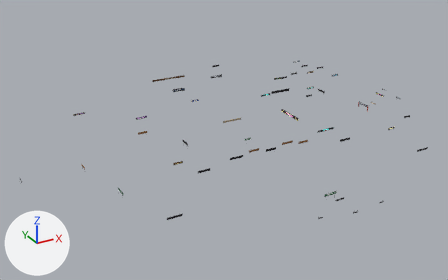
One commit to the glTF model swamp-city-assets/city-c.glb: the scene before it, then after it.
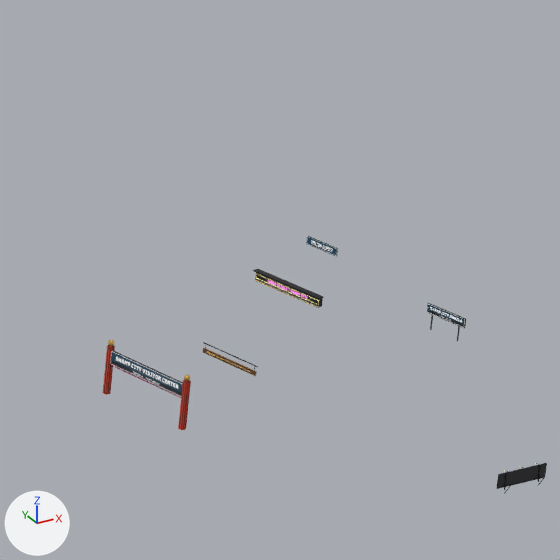
Old and new are each drawn whole from a camera (50 mm lens) standing at (-285.7, -468.1, 243.6) and looking at (-14.8, 24.5, -2.7) and again close up on the part from 77% to 92% of the width and 22% to 45% of the height. The axes (+X, +Y, +Z) are drawn at lower left. The lights are the same throughout. The first two pictures are the older version. Vertices at exactly the same position are counted once.

Script lines for the objects in view, before the commit:
```python
me_city_c = bpy.data.meshes.new('city-c')
me_city_c.from_pydata(...)  # 7210 vertices, 12472 faces; spans x -211.0..211.0, y -156.0..212.0, z 0.0..41.0
me_city_c.materials.append(mat_sign3_engraved)
me_city_c.materials.append(mat_limestone)  # picture img_limestone_jpg
me_city_c.materials.append(mat_gold)  # picture img_gold_jpg
me_city_c.materials.append(mat_sign2_post)
me_city_c.materials.append(mat_signframe__26252b)
me_city_c.materials.append(mat_iron__2b2b2b)
me_city_c.materials.append(mat_sign1_arch)
me_city_c.materials.append(mat_awning__d6452f)
me_city_c.materials.append(mat_bulbs__ff4fa3)
me_city_c.materials.append(mat_sign2_wall)
me_city_c.materials.append(mat_iron__b8b8b8)
me_city_c.materials.append(mat_sign3_wall)
me_city_c.materials.append(mat_sign3_marquee)
me_city_c.materials.append(mat_bulbs__ffd27a)
me_city_c.materials.append(mat_sign3_hang)
me_city_c.materials.append(mat_planks)  # picture img_planks_jpg
me_city_c.materials.append(mat_iron__5a5a5a)
me_city_c.materials.append(mat_sign2_marquee)
me_city_c.materials.append(mat_sign0_wall)
me_city_c.materials.append(mat_sign0_roof)
me_city_c.materials.append(mat_globe__ffe9a8)
me_city_c.materials.append(mat_sign0_post)
me_city_c.materials.append(mat_sign1_roof)
me_city_c.materials.append(mat_sign3_roof)
me_city_c.materials.append(mat_sign2_roof)
ob_city_c = bpy.data.objects.new('city-c', me_city_c)
ob_city_c.location = (0.0, 0.0, 0.0)
```
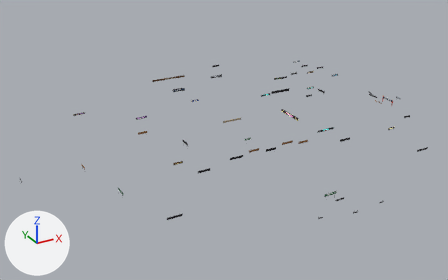
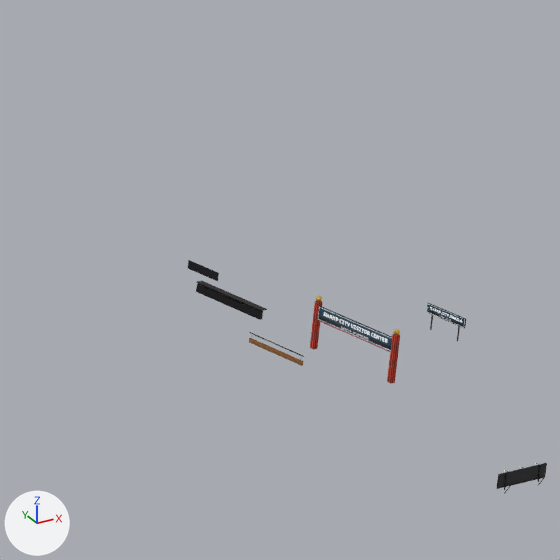
Where the change shows, as pixel boxes (x1, y1, x2, y2) in the close-ups (560 x 560 px; the box of a moved part takes in the faces that stretch with it):
'city-c', reshaped: before (103, 236, 547, 494); after (188, 260, 547, 494)
part 1 of me_city_c, moved or reshaped: before (184, 375, 190, 381); after (394, 329, 400, 335)
part 2 of me_city_c, moved or reshaped: before (108, 340, 114, 346); after (316, 296, 322, 302)
part 3 of me_city_c, moved or reshaped: before (110, 350, 183, 397); after (319, 306, 392, 351)
part 4 of me_city_c, moved or reshaped: before (306, 236, 338, 257); after (188, 260, 219, 281)
part 5 of me_city_c, moved or reshaped: before (255, 272, 323, 307); after (196, 284, 263, 320)
part 6 of me_city_c, moved or reshaped: before (253, 269, 324, 299); after (196, 281, 267, 311)
part 7 of me_city_c, moved or reshaped: before (203, 342, 258, 367); after (249, 332, 304, 357)
part 8 of me_city_c, moved or reshaped: before (178, 380, 191, 430); after (387, 334, 400, 384)
part 9 of me_city_c, moved or reshaped: before (103, 345, 115, 395); after (310, 301, 322, 350)
part 10 of me_city_c, moved or reshaped: before (113, 366, 181, 398); after (319, 321, 390, 352)
part 11 of me_city_c, moved or reshaped: before (110, 351, 182, 397); after (318, 307, 392, 351)
part 12 of me_city_c, moved or reshaped: before (203, 348, 257, 376); after (249, 338, 303, 366)
part 13 of me_city_c, moved or reshaped (not visible afterwards): before (203, 236, 337, 375)

Edits to the bpy script that builds the scene:
```text
Change me_city_c:
    where me_city_c.from_pydata(...)  # 7210 vertices, 12472 faces; spans x -211.0..211.0, y -156.0..212.0, z 0.0..41.0
    used by ob_city_c; location = (0.0, 0.0, 0.0)
    me_city_c part 1: the loose piece of 52 vertices spanning x 157.0..158.0, y 12.0..13.0, z 7.0 is moved by (35.0, 0.0, 0.0)
    me_city_c part 2: the loose piece of 52 vertices spanning x 157.0..158.0, y 27.0..28.0, z 7.0 is moved by (35.0, 0.0, 0.0)
    me_city_c part 3: the loose piece of 12 vertices spanning x 157.0, y 13.0..27.0, z 4.0..6.0 is moved by (35.0, 0.0, 0.0)
    me_city_c part 4: the loose piece of 8 vertices spanning x 185.0, y 17.0..23.0, z 17.0..18.0 is turned 180 degrees about the z axis through its middle, then moved by (-20.0, 0.0, 0.0)
    me_city_c part 5: the loose piece of 8 vertices spanning x 180.0, y 14.0..26.0, z 12.0..13.0 is turned 180 degrees about the z axis through its middle, then moved by (-10.0, 0.0, 0.0)
    me_city_c part 6: the loose piece of 8 vertices spanning x 179.0..180.0, y 14.0..26.0, z 13.0..14.0 is turned 180 degrees about the z axis through its middle, then moved by (-10.0, 0.0, 0.0)
    me_city_c part 7: the loose piece of 8 vertices spanning x 171.0, y 15.0..25.0, z 5.0 is turned 180 degrees about the z axis through its middle, then moved by (8.0, 0.0, 0.0)
    me_city_c part 8: the loose piece of 8 vertices spanning x 157.0..158.0, y 12.0..13.0, z 0.0..7.0 is moved by (35.0, 0.0, 0.0)
    me_city_c part 9: the loose piece of 8 vertices spanning x 157.0..158.0, y 27.0..28.0, z 0.0..7.0 is moved by (35.0, 0.0, 0.0)
    me_city_c part 10: the loose piece of 4 vertices spanning x 157.0, y 13.0..27.0, z 4.0 is moved by (35.0, 0.0, 0.0)
    me_city_c part 11: the loose piece of 4 vertices spanning x 157.0, y 13.0..27.0, z 4.0..6.0 is moved by (35.0, 0.0, 0.0)
    me_city_c part 12: the loose piece of 8 vertices spanning x 171.0, y 15.0..25.0, z 4.0..5.0 is turned 180 degrees about the z axis through its middle, then moved by (8.0, 0.0, 0.0)
    me_city_c part 13: 20 of 7210 vertices moved; they spanned x 171.0..185.0, y 14.0..26.0, z 4.0..18.0 and now span x 165.0..179.0, y 14.0..26.0, z 4.0..18.0; mean shift (-8.0, 0.0, 0.0); largest move (185.0, 23.0, 17.0) -> (165.0, 17.0, 17.0)
```
